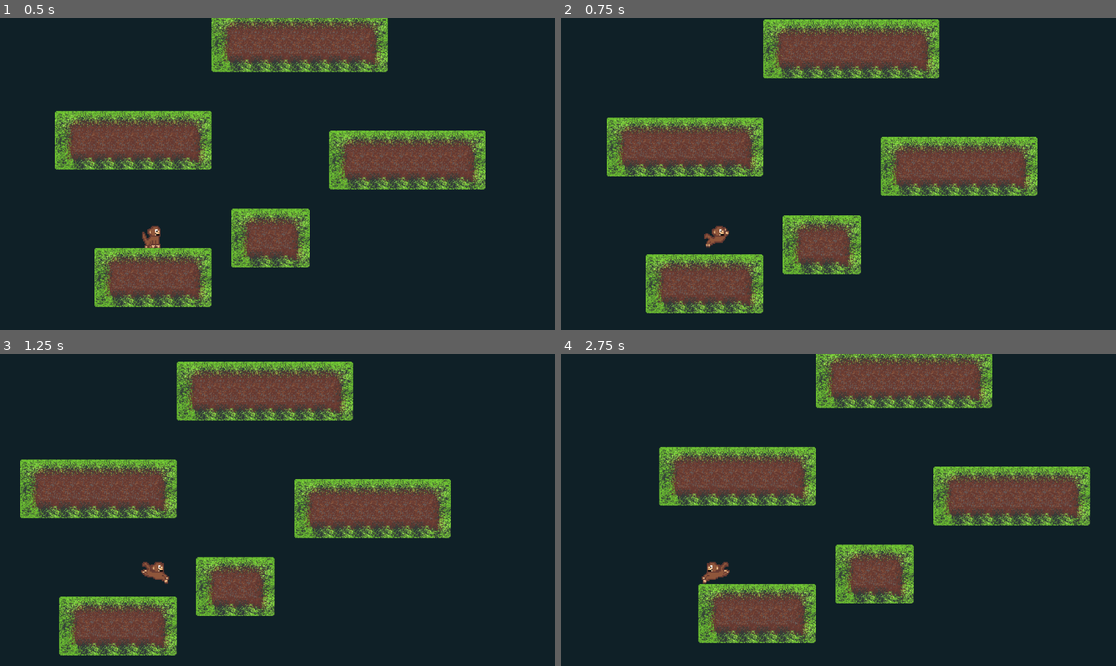
Above: before the commit, frames 1-4 (two rows, left to right).
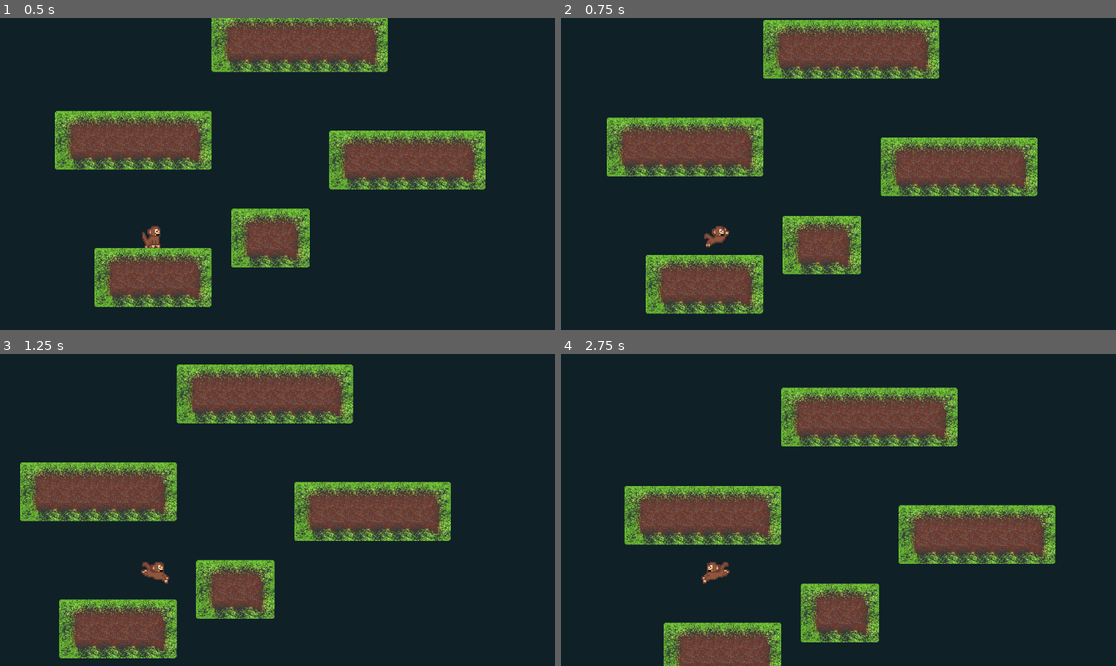
Above: after the commit, the same moments.

Repository: Lukys2/JumpyDumpy
Game: Godot game, scene res://game.tscn
Same seed, same stepped clock (60 frames per second), same inputs: the game is played once before the commit and once after it.
Inputs:
- Up to frame 1 (0.5 s): no input
- Up to frame 2 (0.75 s): hold D (right) from 0.53 s (still down); tap Space (jump) at 0.6 s
- Up to frame 3 (1.25 s): keep holding D (right); tap Space (jump) at 0.77, 1.07 s
- Up to frame 4 (2.75 s): tap Space (jump) at 1.35, 1.52, 1.82, 2.1 s; release D (right) at 2.03 s; hold A (left) from 2.03 s (still down)

Frame 1 is identical in both runs. In frame 2, 4.5% of the frame differs, in the area x 8-86%, y 0-95%; in frame 3, 12%; in frame 4, 38%, in the area x 11-96%, y 0-100%.

Commit message:
vetsi jump power

Diff:
--- a/player.gd
+++ b/player.gd
@@ -4,7 +4,7 @@
 var speed = 300
 
 var min_jump_power = -250
-var max_jump_power = -800
+var max_jump_power = -900
 var min_jump_x = 100
 var max_jump_x = 500
 
